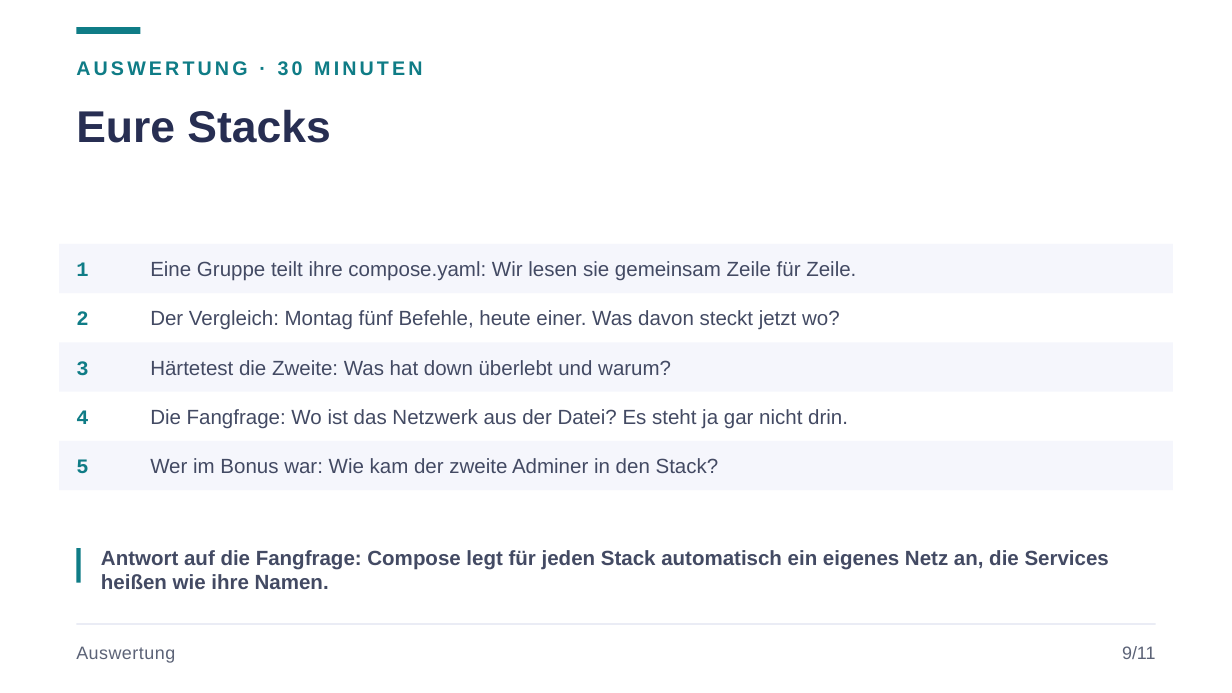
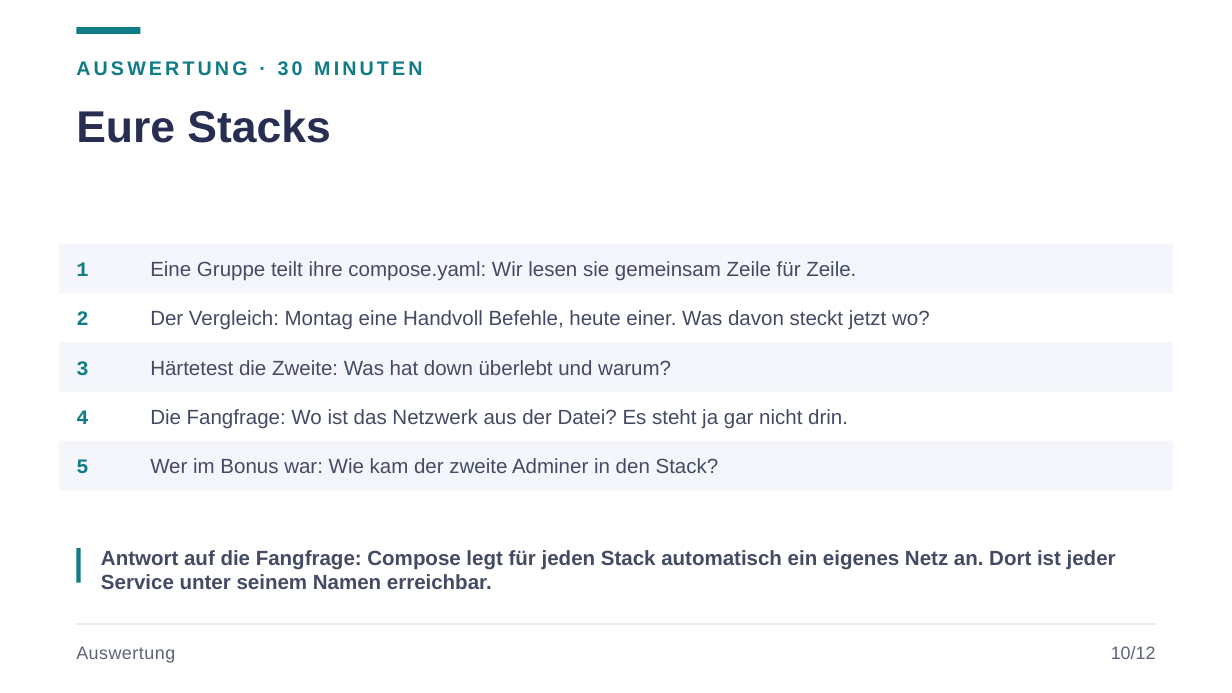
Before and after one commit to JacobMenge/kurs-unterlagen, a slide deck: slide 13 of folien/07-docker-compose.pptx (slide 12 before the commit). Drawn at 1232x693 pixels with LibreOffice and Linux fonts; fonts in the diff are those of the drawing. Boxes give left, top, right and bottom in pixels: in the first picture for what was removed or moved away, otherwise in the second. Text is boxed around its words. In the diff, an @@ line names an element or a change of style, - is before the commit and + after.

```diff
--- a/folien/07-docker-compose.pptx
+++ b/folien/07-docker-compose.pptx
@@ text at [150, 310, 930, 330]: text changed @@
-Der Vergleich: Montag fünf Befehle, heute einer. Was davon steckt jetzt wo?
+Der Vergleich: Montag eine Handvoll Befehle, heute einer. Was davon steckt jetzt wo?
@@ text at [101, 550, 1116, 589]: text changed @@
-Antwort auf die Fangfrage: Compose legt für jeden Stack automatisch ein eigenes Netz an, die Services heißen wie ihre Namen.
+Antwort auf die Fangfrage: Compose legt für jeden Stack automatisch ein eigenes Netz an. Dort ist jeder Service unter seinem Namen erreichbar.
@@ text at [1111, 646, 1156, 659]: text changed @@
-9/11
+10/12
```
Also in this commit, not shown: 11 other slides changed, 1 slide added, 29 other files.
